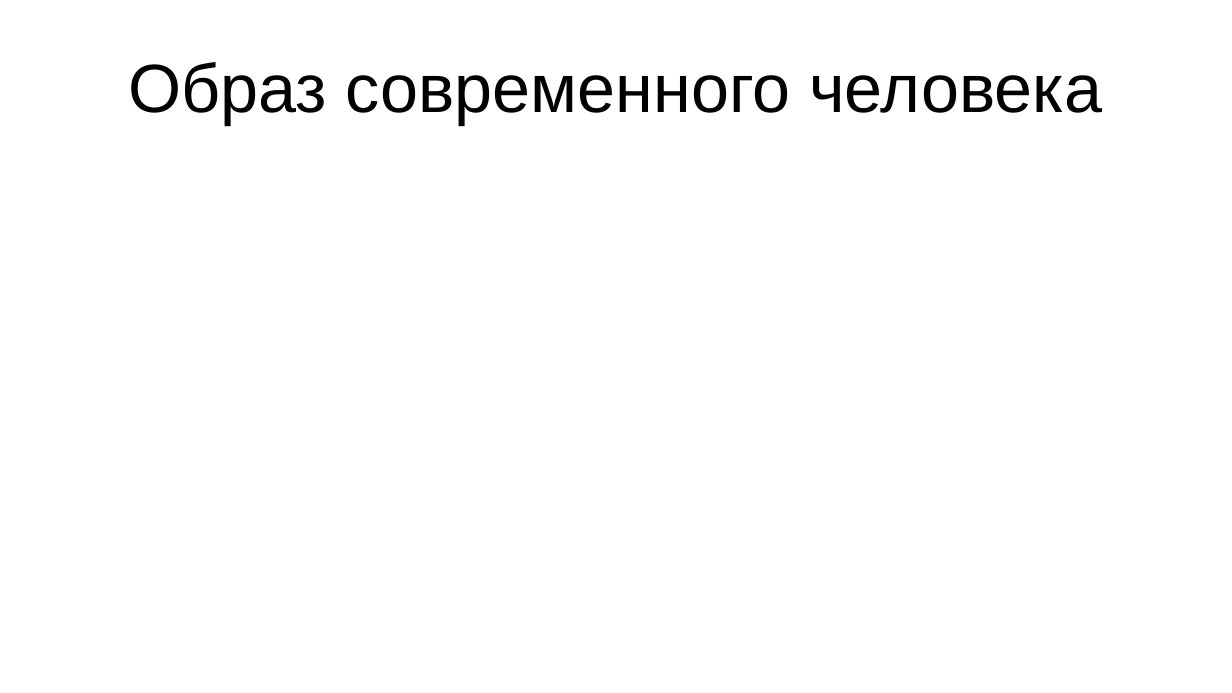
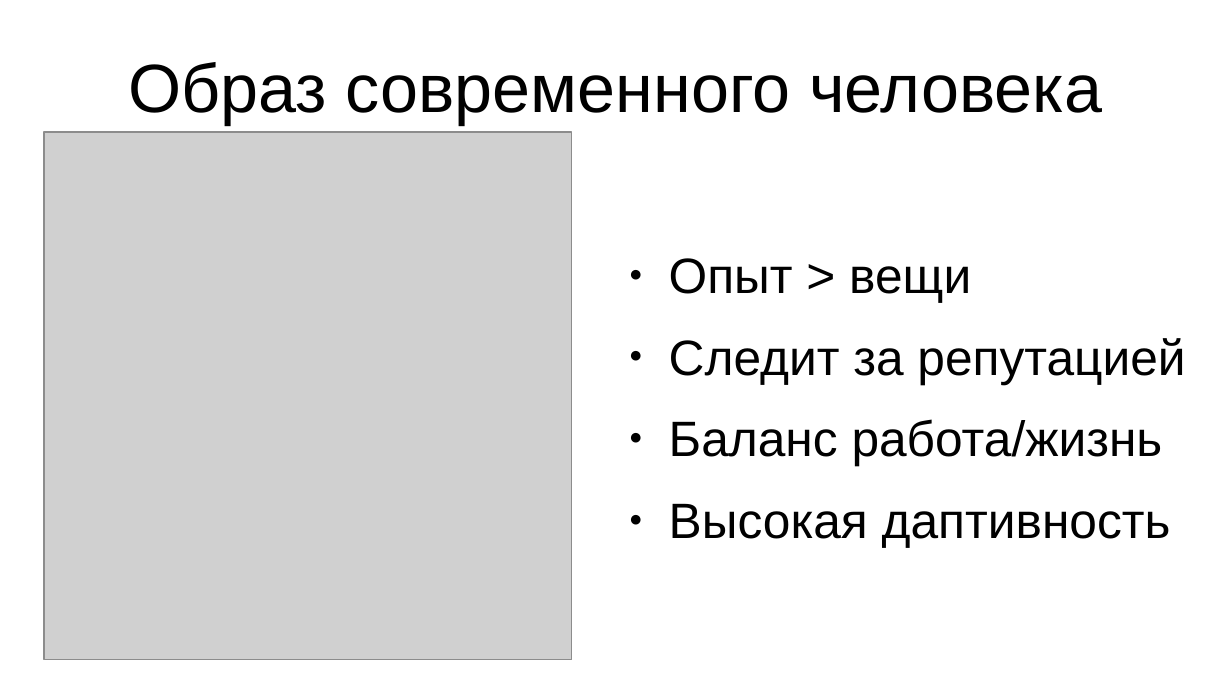
Before and after one commit to Astolfo-femboy-UwU/urban-octo-barnacle, a slide deck: slide 5 of Для других/Victoria NAtus VIncere est.pptx. Drawn at 1232x693 pixels with LibreOffice and Linux fonts; fonts in the diff are those of the drawing; grey boxes stand for pictures. Boxes give left, top, right and bottom in pixels: in the first picture for what was removed or moved away, otherwise in the second. Text is boxed around its words. In the diff, an @@ line names an element or a change of style, - is before the commit and + after.

```diff
--- a/Для других/Victoria NAtus VIncere est.pptx
+++ b/Для других/Victoria NAtus VIncere est.pptx
@@ picture added at [44, 132, 571, 660] @@
@@ text added at [669, 258, 1185, 547], 32 pt, text #000000 @@
+● Опыт > вещи
+● Следит за репутацией
+● Баланс работа/жизнь
+● Высокая даптивность
```
Also in this commit, not shown: 2 other slides changed, 1 other file.
